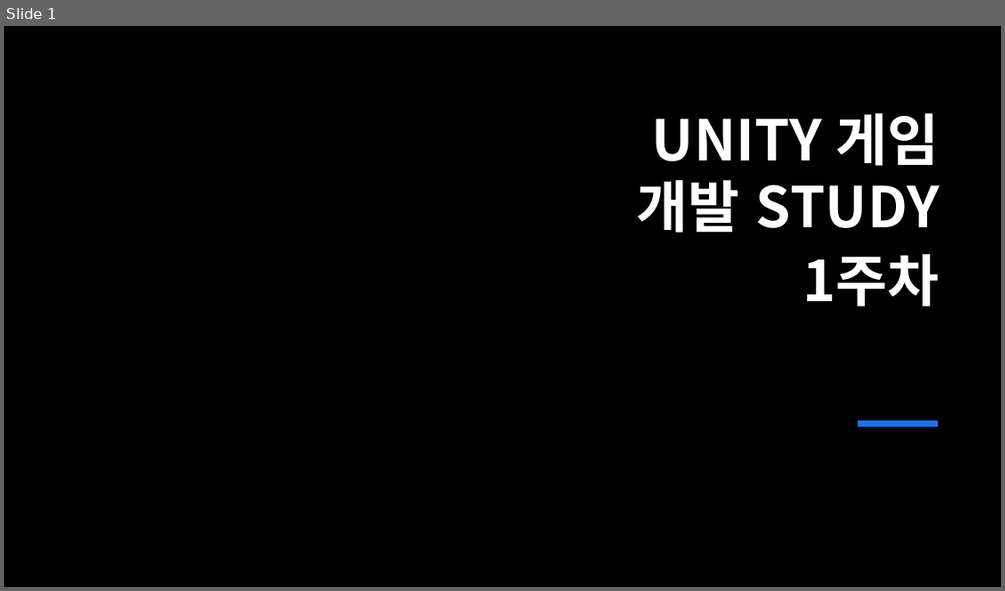
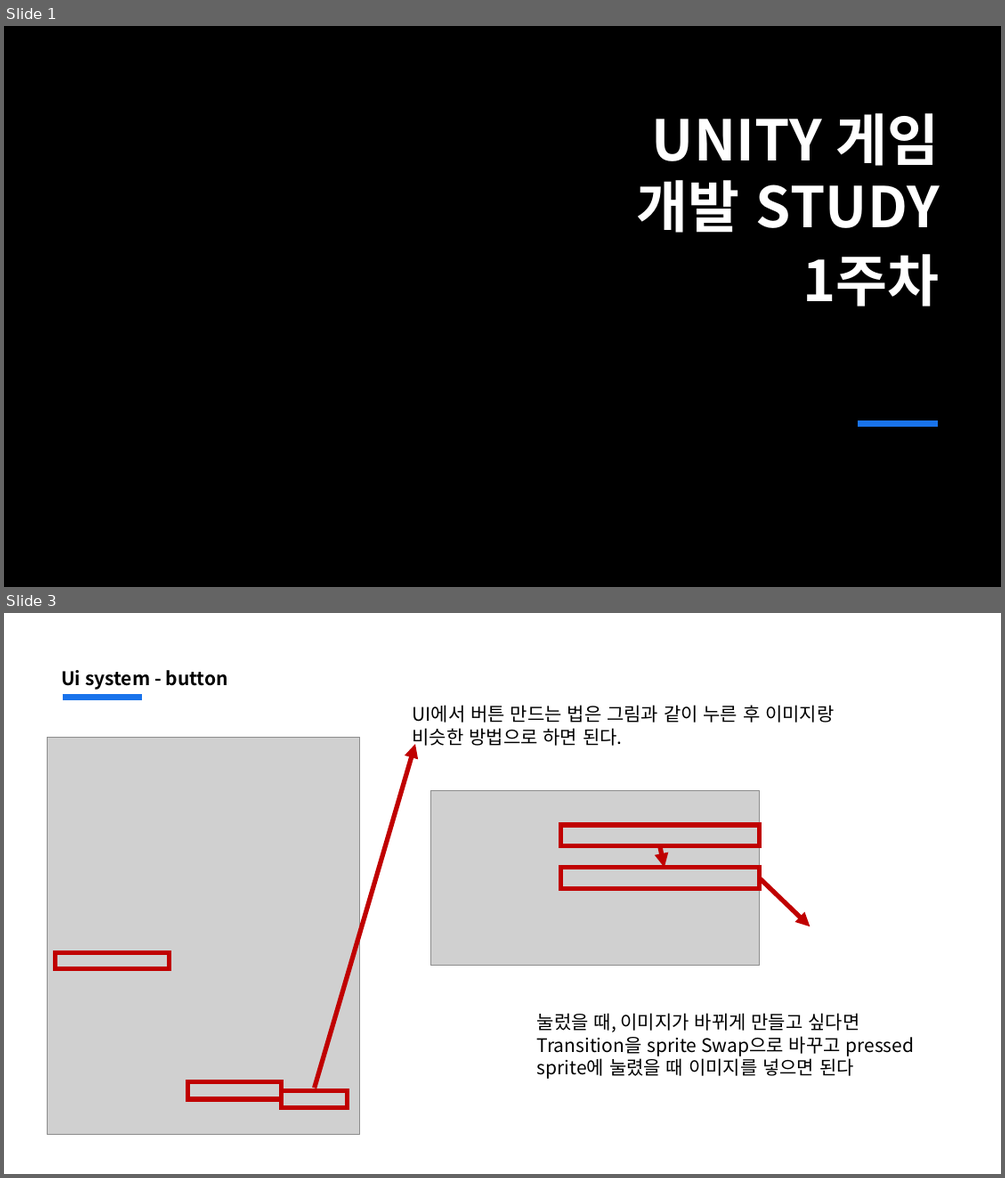
Before and after one commit to jsjin01/MJsec_Unity_Mentoring, a slide deck: MJsec_게임 개발 멘토링/MJsec_4주차.pptx. Shown one above the other, each under a label of ours: slide 1 before the commit, slides 1 and 3 after it; the slides between them are not shown. The pictures are 1005x591 and 1005x1178 pixels, drawn with LibreOffice and Linux fonts; fonts in the diff are those of the drawing; grey boxes stand for pictures; background and template pictures are left out. Boxes give left, top, right and bottom in pixels: in the first picture for what was removed or moved away, otherwise in the second. Text is boxed around its words. In the diff, an @@ line names an element or a change of style, - is before the commit and + after.

```diff
--- a/MJsec_게임 개발 멘토링/MJsec_4주차.pptx
+++ b/MJsec_게임 개발 멘토링/MJsec_4주차.pptx
@@ slide 3 added at (4,613,1001,1174), background #FFFFFF @@
@@ text added at (61,670,228,690), 18 pt, text #000000, bold @@
+Ui system - button
@@ line added from (63, 698) to (142, 698), #1973EB 6 pt @@
@@ text added at (413,705,833,748), 18 pt, text #000000 @@
+UI에서 버튼 만드는 법은 그림과 같이 누른 후 이미지랑 비슷한 방법으로 하면 된다.
@@ picture added at (47,737,360,1135) @@
@@ arrow added from (315, 1088) to (415, 744), #C00000 4.5 pt @@
@@ picture added at (430,790,760,965) @@
@@ rectangle added at (560,825,760,845), outline #C00000 4.5 pt @@
@@ arrow added from (660, 845) to (664, 868), #C00000 4.5 pt @@
@@ rectangle added at (560,868,760,888), outline #C00000 4.5 pt @@
@@ arrow added from (760, 877) to (810, 926), #C00000 4.5 pt @@
@@ rectangle added at (56,952,170,969), outline #C00000 4.5 pt @@
@@ text added at (537,1013,914,1078), 18 pt, text #000000 @@
+눌렀을 때, 이미지가 바뀌게 만들고 싶다면 Transition을 sprite Swap으로 바꾸고 pressed sprite에 눌렸을 때 이미지를 넣으면 된다
@@ rectangle added at (188,1082,282,1099), outline #C00000 4.5 pt @@
@@ rectangle added at (282,1091,348,1108), outline #C00000 4.5 pt @@
```
Also in this commit, not shown: 12 other slides added, 9 slides removed, 12 other files.
